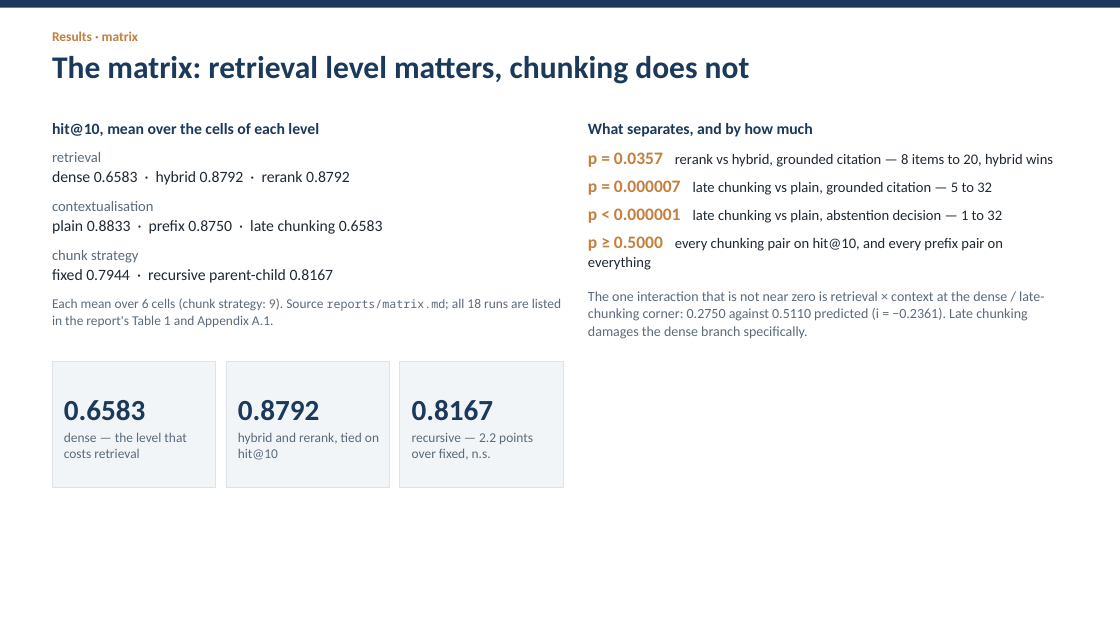
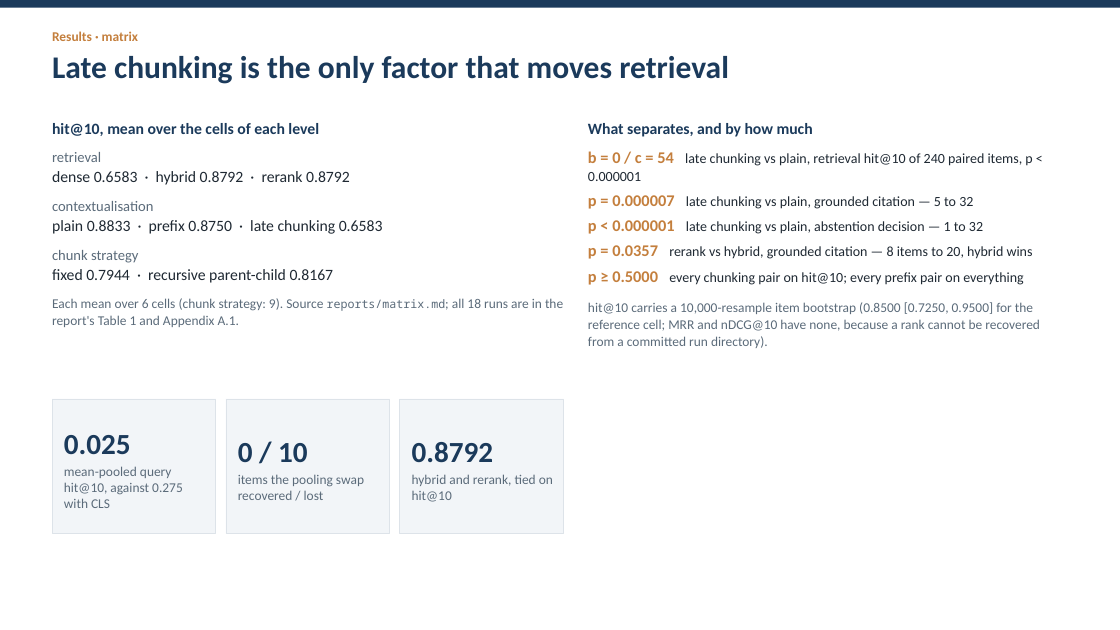
Before and after one commit to JHB11Hinson/cs5481-topic5-rag, a slide deck: slide 7 of reports/slides.pptx. Drawn at 1120x630 pixels with LibreOffice and Linux fonts; fonts in the diff are those of the drawing. Boxes give left, top, right and bottom in pixels: in the first picture for what was removed or moved away, otherwise in the second. Text is boxed around its words. In the diff, an @@ line names an element or a change of style, - is before the commit and + after.

Commit message:
report(ticket 17): second pass — real hit@10 intervals, late-chunking contrast and pooling probe

```diff
--- a/reports/slides.pptx
+++ b/reports/slides.pptx
@@ text at [52,56,729,84]: text changed @@
-The matrix: retrieval level matters, chunking does not
+Late chunking is the only factor that moves retrieval
@@ text at [588,151,1032,181]: text changed; size 12.5 to 12 pt @@
-p = 0.0357 rerank vs hybrid, grounded citation — 8 items to 20, hybrid wins
+b = 0 / c = 54 late chunking vs plain, retrieval hit@10 of 240 paired items, p < 0.000001
@@ text at [588,195,983,234]: size 15 to 14 pt in "p = 0.000007", "p < 0.000001"; size 12.5 to 12 pt in "late chunking vs plain, grounded citation — ...", "late chunking vs plain, abstention decision — ..."; less space between paragraphs @@
@@ text at [588,245,1040,348]: text changed; size 12 to 11.5 pt @@
-p ≥ 0.5000 every chunking pair on hit@10, and every prefix pair on everything
-The one interaction that is not near zero is retrieval × context at the dense / late-chunking corner: 0.2750 against 0.5110 predicted (i = −0.2361). Late chunking damages the dense branch specifically.
+p = 0.0357 rerank vs hybrid, grounded citation — 8 items to 20, hybrid wins
+p ≥ 0.5000 every chunking pair on hit@10; every prefix pair on everything
+hit@10 carries a 10,000-resample item bootstrap (0.8500 [0.7250, 0.9500] for the reference cell; MRR and nDCG@10 have none, because a rank cannot be recovered from a committed run directory).
@@ text at [52,298,563,327]: text changed @@
-Each mean over 6 cells (chunk strategy: 9). Source reports/matrix.md; all 18 runs are listed in the report's Table 1 and Appendix A.1.
+Each mean over 6 cells (chunk strategy: 9). Source reports/matrix.md; all 18 runs are in the report's Table 1 and Appendix A.1.
@@ rectangle removed at [400,361,564,487] @@
-0.8167
-recursive — 2.2 points over fixed, n.s.
@@ rectangle "0.025": place and size @@
-rectangle "0.025" at [52,361,216,487]
+rectangle "0.025" at [52,399,216,534]
@@ rectangle added at [226,399,390,534], fill #F2F5F8, outline #DDE3E9 0.75 pt, 11.5 pt, text #5B6B7A @@
+0 / 10
+items the pooling swap recovered / lost
@@ rectangle "0.8792": place and size @@
-rectangle "0.8792" at [226,361,390,487]
+rectangle "0.8792" at [400,399,564,534]
@@ text in rectangle at [64,435,183,508]: text changed @@
-0.6583
-dense — the level that costs retrieval
+0.025
+mean-pooled query hit@10, against 0.275 with CLS
```
Also in this commit, not shown: 3 other slides changed, 8 other files.
